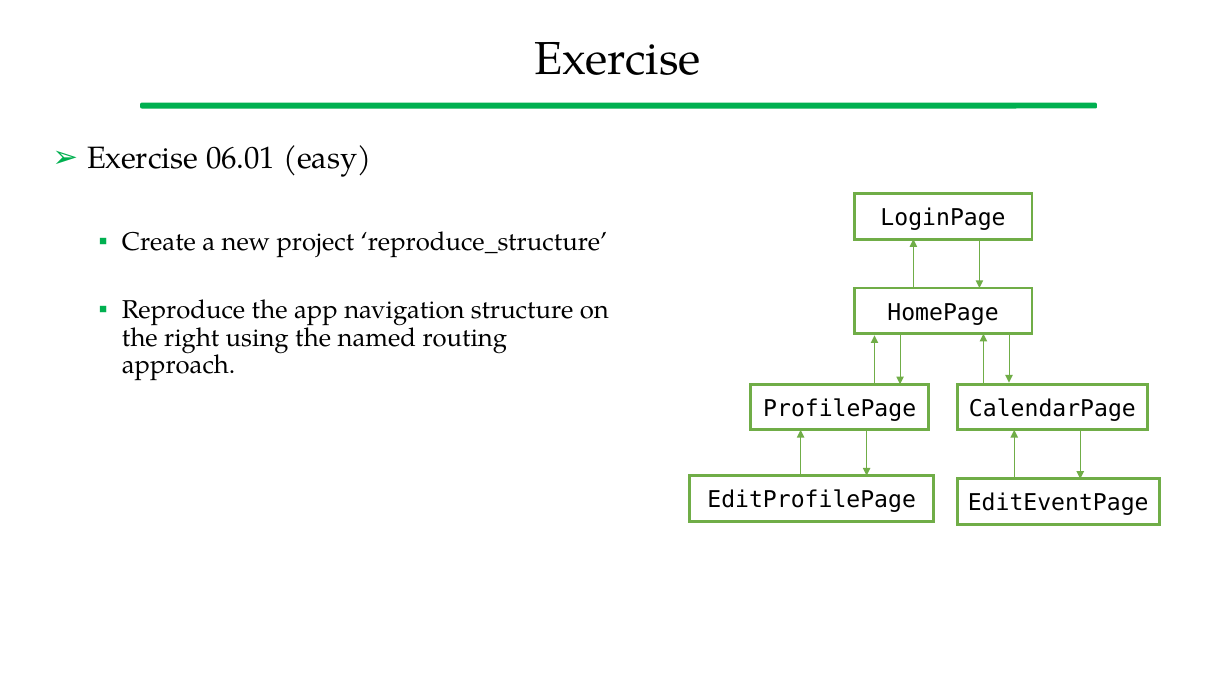
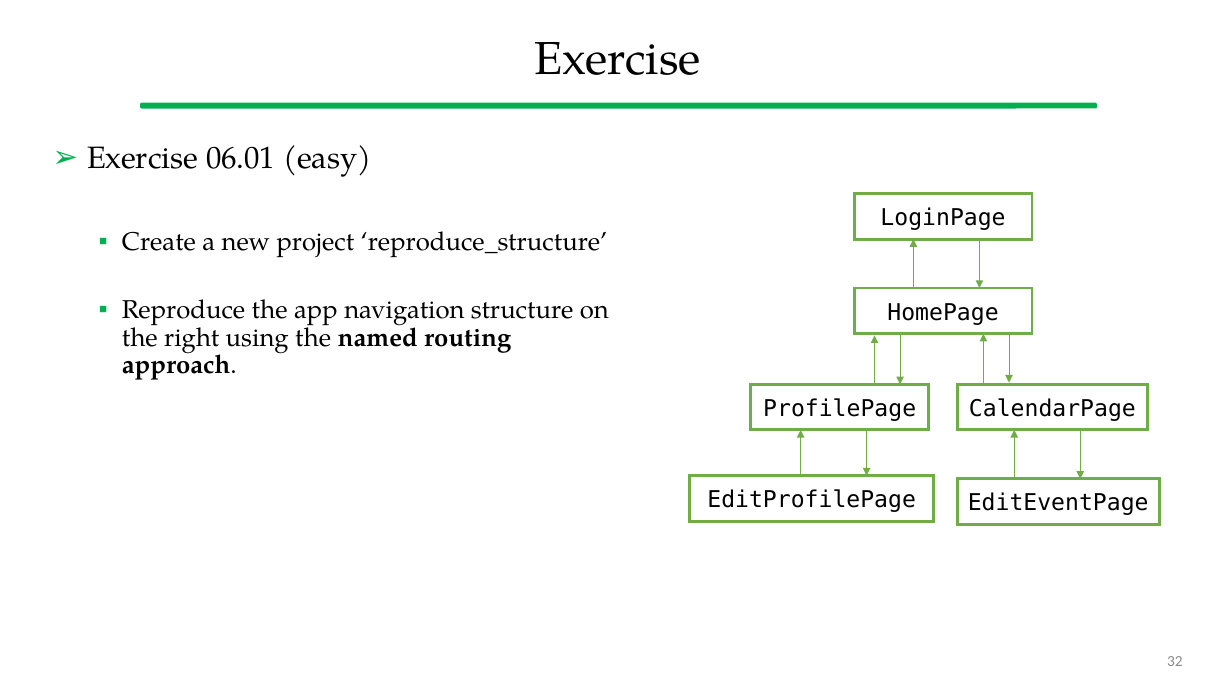
Before and after one commit to gcappon/bwthw, a slide deck: slide 32 of lab_06-navigation/lab_06-navigation.pptx. Drawn at 1232x693 pixels with LibreOffice and Linux fonts; fonts in the diff are those of the drawing. Boxes give left, top, right and bottom in pixels: in the first picture for what was removed or moved away, otherwise in the second. Text is boxed around its words. In the diff, an @@ line names an element or a change of style, - is before the commit and + after.

```diff
--- a/lab_06-navigation/lab_06-navigation.pptx
+++ b/lab_06-navigation/lab_06-navigation.pptx
@@ text at (122, 299, 609, 380): bold on in "named routing approach." @@
@@ page number added at (1167, 656, 1183, 666), 12 pt, text #8C8C8C @@
+32
```
Also in this commit, not shown: 36 other slides changed, 3 other files.
